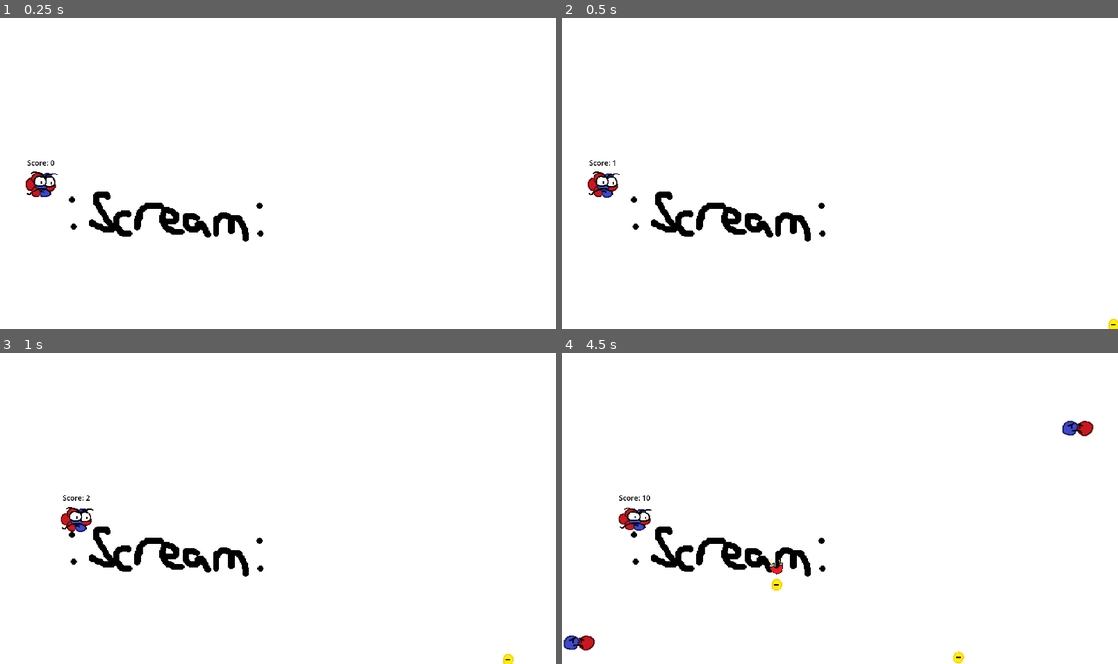
Above: before the commit, frames 1-4 (two rows, left to right).
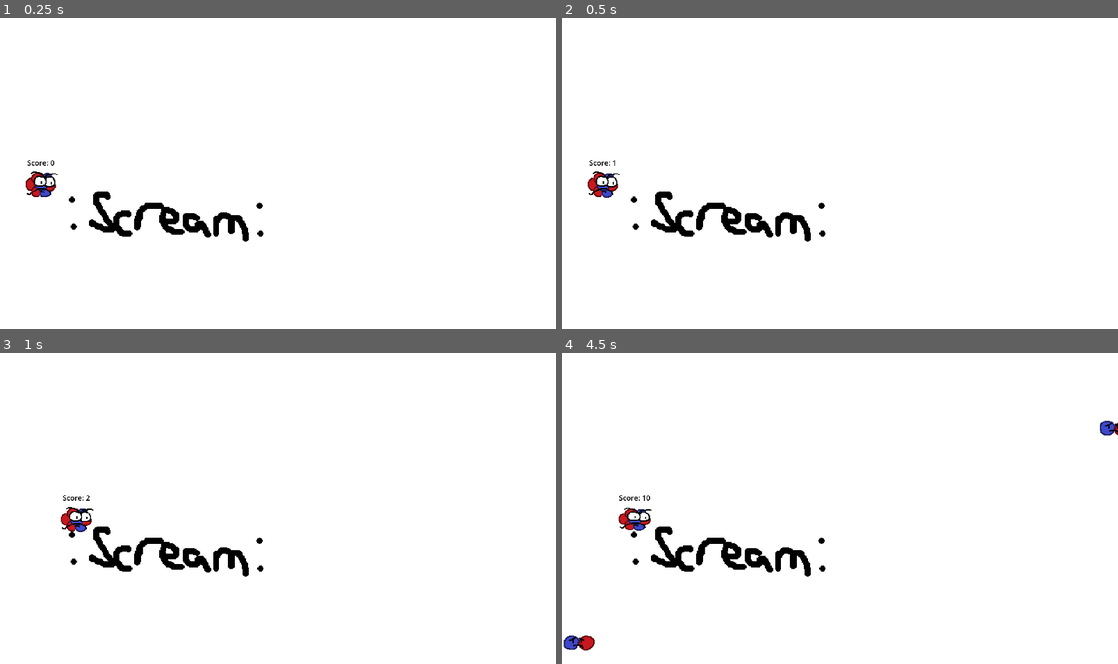
Above: after the commit, the same moments.

Repository: Quill-x/Atom
Game: Godot game, scene res://scenes/Level.tscn
The game is run twice, just before and just after one commit, with the same random seed, the same clock (stepped at 60 frames per second) and the same inputs.
Inputs:
- Up to frame 1 (0.25 s): no input
- Up to frame 2 (0.5 s): no input
- Up to frame 3 (1 s): hold D (Right) from 0.53 s (still down); hold Shift (Slow) from 0.53 s (still down)
- Up to frame 4 (4.5 s): release D (Right) at 1.28 s; release Shift (Slow) at 1.28 s; hold S (Down) 1.28-2.03 s; tap Shift (Slow) at 1.35, 2.85, 4.35 s; hold D (Right) 2.03-2.78 s; hold Shift (Slow) 2.03-2.78 s; hold Up (Up) 2.78-3.53 s; hold Shift (Slow) 3.53-4.28 s; hold A (Left) from 3.53 s (still down)

Frame 1 is identical in both runs. In frame 2, less than 0.1% of the frame differs, in the area x 98-100%, y 96-100%; in frame 3, less than 0.1%; in frame 4, 0.6%, in the area x 37-100%, y 21-100%.

Commit message:
Added Beta Minus Enemy

Diff:
--- a/scenes/Level.tscn
+++ b/scenes/Level.tscn
@@ -1,11 +1,10 @@
-[gd_scene load_steps=9 format=3 uid="uid://cv2pjpyhbrn0a"]
+[gd_scene load_steps=8 format=3 uid="uid://cv2pjpyhbrn0a"]
 
 [ext_resource type="Texture2D" uid="uid://bob4jmvuiqg4y" path="res://images/epicPlaceholderBackground.png" id="1_1mcdm"]
 [ext_resource type="Script" path="res://scenes/level.gd" id="1_ue7x2"]
 [ext_resource type="PackedScene" uid="uid://df3y3vmxrwya6" path="res://scenes/player.tscn" id="1_yqdih"]
 [ext_resource type="Texture2D" uid="uid://bq1an6pgy4v6i" path="res://images/blackBarsForFullScreen.png" id="2_agv44"]
 [ext_resource type="AudioStream" uid="uid://c75ahyx5egw0p" path="res://audio/funky_battle.ogg" id="5_h1f6n"]
-[ext_resource type="PackedScene" uid="uid://dj2xu48ecl6n1" path="res://scenes/electron.tscn" id="6_2obxj"]
 
 [sub_resource type="RectangleShape2D" id="RectangleShape2D_eqigd"]
 size = Vector2(103, 1320)
@@ -73,6 +72,3 @@
 stream = ExtResource("5_h1f6n")
 volume_db = -8.0
 autoplay = true
-
-[node name="Electron" parent="." instance=ExtResource("6_2obxj")]
-position = Vector2(199, 37)
--- /dev/null
+++ b/scenes/beta_minus.gd
@@ -0,0 +1,24 @@
+extends CharacterBody2D
+
+var electronScene = preload("res://scenes/electron.tscn")
+var electronInstance = null
+var nucleusScene = preload("res://scenes/sine_nucleus.tscn")
+var nucleusInstance = null
+
+func _ready():
+	position.y = RandomNumberGenerator.new().randf_range(-550, 500)
+	position.x = RandomNumberGenerator.new().randf_range(-300, 300)
+
+func _physics_process(delta):
+	if !$AnimationPlayer.is_playing():
+		if electronInstance == null:
+			electronInstance = electronScene.instantiate()
+			electronInstance.position = position
+			get_tree().root.add_child(electronInstance)
+			electronInstance = null
+		if nucleusInstance == null:
+			nucleusInstance = nucleusScene.instantiate()
+			nucleusInstance.position = position
+			get_tree().root.add_child(nucleusInstance)
+			nucleusInstance = null
+			queue_free()
--- /dev/null
+++ b/scenes/beta_minus.tscn
@@ -0,0 +1,274 @@
+[gd_scene load_steps=19 format=3 uid="uid://c4dxg0sktk4j7"]
+
+[ext_resource type="Script" path="res://scenes/beta_minus.gd" id="1_nhkdp"]
+[ext_resource type="Script" path="res://scenes/neutron.gd" id="1_u6htj"]
+[ext_resource type="Texture2D" uid="uid://b34p20n104lqh" path="res://images/neutron.png" id="2_6ybuh"]
+[ext_resource type="Texture2D" uid="uid://bljckemtyyrn0" path="res://images/betaminus.png" id="3_j4rll"]
+[ext_resource type="Texture2D" uid="uid://cr78g2bbgprv" path="res://images/betaminusSymbol.png" id="5_d7ogd"]
+
+[sub_resource type="Animation" id="Animation_riekb"]
+tracks/0/type = "value"
+tracks/0/imported = false
+tracks/0/enabled = true
+tracks/0/path = NodePath("Symbol:visible")
+tracks/0/interp = 1
+tracks/0/loop_wrap = true
+tracks/0/keys = {
+"times": PackedFloat32Array(0),
+"transitions": PackedFloat32Array(1),
+"update": 1,
+"values": [true]
+}
+tracks/1/type = "value"
+tracks/1/imported = false
+tracks/1/enabled = true
+tracks/1/path = NodePath("Symbol:self_modulate")
+tracks/1/interp = 1
+tracks/1/loop_wrap = true
+tracks/1/keys = {
+"times": PackedFloat32Array(0),
+"transitions": PackedFloat32Array(1),
+"update": 0,
+"values": [Color(1, 1, 1, 1)]
+}
+tracks/2/type = "value"
+tracks/2/imported = false
+tracks/2/enabled = true
+tracks/2/path = NodePath("Symbol:scale")
+tracks/2/interp = 1
+tracks/2/loop_wrap = true
+tracks/2/keys = {
+"times": PackedFloat32Array(0),
+"transitions": PackedFloat32Array(1),
+"update": 0,
+"values": [Vector2(2, 2)]
+}
+
+[sub_resource type="Animation" id="Animation_h6lb4"]
+resource_name = "merge"
+length = 3.8
+tracks/0/type = "value"
+tracks/0/imported = false
+tracks/0/enabled = true
+tracks/0/path = NodePath("Neutron:position")
+tracks/0/interp = 1
+tracks/0/loop_wrap = true
+tracks/0/keys = {
+"times": PackedFloat32Array(0, 2.5),
+"transitions": PackedFloat32Array(4.14106, 1),
+"update": 0,
+"values": [Vector2(-1500, 0), Vector2(0, 0)]
+}
+tracks/1/type = "value"
+tracks/1/imported = false
+tracks/1/enabled = true
+tracks/1/path = NodePath("Nucleus:position")
+tracks/1/interp = 1
+tracks/1/loop_wrap = true
+tracks/1/keys = {
+"times": PackedFloat32Array(0, 2.5),
+"transitions": PackedFloat32Array(4.14106, 1),
+"update": 0,
+"values": [Vector2(1500, 0), Vector2(0, 0)]
+}
+tracks/2/type = "value"
+tracks/2/imported = false
+tracks/2/enabled = true
+tracks/2/path = NodePath("Nucleus/AnimatedSprite2D:animation")
+tracks/2/interp = 1
+tracks/2/loop_wrap = true
+tracks/2/keys = {
+"times": PackedFloat32Array(0, 2.5),
+"transitions": PackedFloat32Array(1, 1),
+"update": 1,
+"values": [&"default", &"stay"]
+}
+tracks/3/type = "value"
+tracks/3/imported = false
+tracks/3/enabled = true
+tracks/3/path = NodePath("Neutron:visible")
+tracks/3/interp = 1
+tracks/3/loop_wrap = true
+tracks/3/keys = {
+"times": PackedFloat32Array(0, 2.5),
+"transitions": PackedFloat32Array(1, 1),
+"update": 1,
+"values": [true, false]
+}
+tracks/4/type = "value"
+tracks/4/imported = false
+tracks/4/enabled = true
+tracks/4/path = NodePath("Nucleus:scale")
+tracks/4/interp = 1
+tracks/4/loop_wrap = true
+tracks/4/keys = {
+"times": PackedFloat32Array(0, 2.5, 2.53333, 2.76667),
+"transitions": PackedFloat32Array(1, 1, 0.258816, 1),
+"update": 0,
+"values": [Vector2(2, 2), Vector2(2, 2), Vector2(4, 4), Vector2(2, 2)]
+}
+tracks/5/type = "value"
+tracks/5/imported = false
+tracks/5/enabled = true
+tracks/5/path = NodePath("Symbol:visible")
+tracks/5/interp = 1
+tracks/5/loop_wrap = true
+tracks/5/keys = {
+"times": PackedFloat32Array(0, 3.03333),
+"transitions": PackedFloat32Array(1, 1),
+"update": 1,
+"values": [false, true]
+}
+tracks/6/type = "value"
+tracks/6/imported = false
+tracks/6/enabled = true
+tracks/6/path = NodePath("Symbol:self_modulate")
+tracks/6/interp = 1
+tracks/6/loop_wrap = true
+tracks/6/keys = {
+"times": PackedFloat32Array(3.03333, 3.23333, 3.53333, 3.73333),
+"transitions": PackedFloat32Array(1, 1, 1, 4.59479),
+"update": 0,
+"values": [Color(1, 1, 1, 0), Color(1, 1, 1, 1), Color(1, 1, 1, 1), Color(1, 1, 1, 0)]
+}
+tracks/7/type = "value"
+tracks/7/imported = false
+tracks/7/enabled = true
+tracks/7/path = NodePath("Symbol:scale")
+tracks/7/interp = 1
+tracks/7/loop_wrap = true
+tracks/7/keys = {
+"times": PackedFloat32Array(3.03333, 3.23333),
+"transitions": PackedFloat32Array(0.34151, 1),
+"update": 0,
+"values": [Vector2(4, 4), Vector2(2, 2)]
+}
+
+[sub_resource type="AnimationLibrary" id="AnimationLibrary_b67db"]
+_data = {
+"RESET": SubResource("Animation_riekb"),
+"merge": SubResource("Animation_h6lb4")
+}
+
+[sub_resource type="AtlasTexture" id="AtlasTexture_qlry2"]
+atlas = ExtResource("2_6ybuh")
+region = Rect2(0, 0, 43, 25)
+
+[sub_resource type="AtlasTexture" id="AtlasTexture_58iu0"]
+atlas = ExtResource("2_6ybuh")
+region = Rect2(43, 0, 43, 25)
+
+[sub_resource type="SpriteFrames" id="SpriteFrames_cq7ua"]
+animations = [{
+"frames": [{
+"duration": 1.0,
+"texture": SubResource("AtlasTexture_qlry2")
+}, {
+"duration": 1.0,
+"texture": SubResource("AtlasTexture_58iu0")
+}],
+"loop": true,
+"name": &"default",
+"speed": 20.0
+}]
+
+[sub_resource type="CircleShape2D" id="CircleShape2D_1dyl2"]
+radius = 21.2132
+
+[sub_resource type="CircleShape2D" id="CircleShape2D_7pkcv"]
+radius = 25.4951
+
+[sub_resource type="AtlasTexture" id="AtlasTexture_g1m3d"]
+atlas = ExtResource("3_j4rll")
+region = Rect2(0, 0, 96, 82)
+
+[sub_resource type="AtlasTexture" id="AtlasTexture_kdy4n"]
+atlas = ExtResource("3_j4rll")
+region = Rect2(96, 0, 96, 82)
+
+[sub_resource type="SpriteFrames" id="SpriteFrames_lghvv"]
+animations = [{
+"frames": [{
+"duration": 1.0,
+"texture": SubResource("AtlasTexture_g1m3d")
+}],
+"loop": true,
+"name": &"default",
+"speed": 5.0
+}, {
+"frames": [{
+"duration": 1.0,
+"texture": SubResource("AtlasTexture_kdy4n")
+}],
+"loop": true,
+"name": &"stay",
+"speed": 5.0
+}]
+
+[sub_resource type="CircleShape2D" id="CircleShape2D_g58qg"]
+radius = 23.5
+
+[sub_resource type="CircleShape2D" id="CircleShape2D_6tdh8"]
+radius = 28.5175
+
+[node name="BetaMinus" type="CharacterBody2D"]
+script = ExtResource("1_nhkdp")
+
+[node name="AnimationPlayer" type="AnimationPlayer" parent="."]
+libraries = {
+"": SubResource("AnimationLibrary_b67db")
+}
+autoplay = "merge"
+speed_scale = 0.6
+
+[node name="Neutron" type="CharacterBody2D" parent="."]
+position = Vector2(-1300, 0)
+collision_layer = 0
+collision_mask = 0
+script = ExtResource("1_u6htj")
+
+[node name="Sprite2D" type="AnimatedSprite2D" parent="Neutron"]
+scale = Vector2(2, 2)
+sprite_frames = SubResource("SpriteFrames_cq7ua")
+autoplay = "default"
+frame_progress = 0.415178
+
+[node name="Area2D" type="Area2D" parent="Neutron"]
+
+[node name="CollisionShape2D" type="CollisionShape2D" parent="Neutron/Area2D"]
+position = Vector2(14, 0)
+shape = SubResource("CircleShape2D_1dyl2")
+
+[node name="CollisionShape2D" type="CollisionShape2D" parent="Neutron"]
+position = Vector2(14, 1)
+shape = SubResource("CircleShape2D_7pkcv")
+
+[node name="Nucleus" type="CharacterBody2D" parent="."]
+position = Vector2(1300, 0)
+scale = Vector2(2, 2)
+collision_layer = 0
+collision_mask = 0
+script = ExtResource("1_u6htj")
+
+[node name="AnimatedSprite2D" type="AnimatedSprite2D" parent="Nucleus"]
+sprite_frames = SubResource("SpriteFrames_lghvv")
+autoplay = "default"
+offset = Vector2(5.925, -1.515)
+
+[node name="Area2D" type="Area2D" parent="Nucleus"]
+
+[node name="CollisionShape2D" type="CollisionShape2D" parent="Nucleus/Area2D"]
+position = Vector2(14.5, -2)
+shape = SubResource("CircleShape2D_g58qg")
+
+[node name="CollisionShape2D" type="CollisionShape2D" parent="Nucleus"]
+position = Vector2(14, -2)
+shape = SubResource("CircleShape2D_6tdh8")
+
+[node name="Symbol" type="Sprite2D" parent="."]
+position = Vector2(30, 0)
+scale = Vector2(2, 2)
+texture = ExtResource("5_d7ogd")
+
+[connection signal="area_entered" from="Neutron/Area2D" to="Neutron" method="_on_area_2d_area_entered"]
+[connection signal="area_entered" from="Nucleus/Area2D" to="Nucleus" method="_on_area_2d_area_entered"]
--- a/scenes/electron.gd
+++ b/scenes/electron.gd
@@ -14,8 +14,9 @@
 var current_rotation = 0
 
 func _ready():
-	position.x = 1012
-	position.y = RandomNumberGenerator.new().randf_range(-550, 500)
+	print(position)
+	#position.x = 1012
+	#position.y = RandomNumberGenerator.new().randf_range(-550, 500)
 	velocity.x = -SPEED
 	$Magnet.scale.x = 0
 
@@ -34,7 +35,7 @@
 func _on_chase_area_exited(area):
 	if area.get_parent() is Player:
 		State = "Normal"
-		timer = 0
+		#timer = 0
 
 
 func _physics_process(delta):
--- a/scenes/electron.tscn
+++ b/scenes/electron.tscn
@@ -57,6 +57,21 @@
 "speed": 10.0
 }]
 
+[sub_resource type="Animation" id="Animation_hs8r4"]
+length = 0.001
+tracks/0/type = "value"
+tracks/0/imported = false
+tracks/0/enabled = true
+tracks/0/path = NodePath(".:scale")
+tracks/0/interp = 1
+tracks/0/loop_wrap = true
+tracks/0/keys = {
+"times": PackedFloat32Array(0),
+"transitions": PackedFloat32Array(1),
+"update": 0,
+"values": [Vector2(2, 2)]
+}
+
 [sub_resource type="Animation" id="Animation_yuuyt"]
 resource_name = "appear"
 length = 3.0
@@ -71,21 +86,6 @@
 "transitions": PackedFloat32Array(-3.605, 2, -3.73213, -3.605),
 "update": 0,
 "values": [Vector2(0, 0), Vector2(2, 2), Vector2(1.5, 1.5), Vector2(0, 0)]
-}
-
-[sub_resource type="Animation" id="Animation_hs8r4"]
-length = 0.001
-tracks/0/type = "value"
-tracks/0/imported = false
-tracks/0/enabled = true
-tracks/0/path = NodePath(".:scale")
-tracks/0/interp = 1
-tracks/0/loop_wrap = true
-tracks/0/keys = {
-"times": PackedFloat32Array(0),
-"transitions": PackedFloat32Array(1),
-"update": 0,
-"values": [Vector2(2, 2)]
 }
 
 [sub_resource type="AnimationLibrary" id="AnimationLibrary_8v6ip"]
@@ -124,7 +124,7 @@
 scale = Vector2(2, 2)
 sprite_frames = SubResource("SpriteFrames_8yenv")
 autoplay = "default"
-frame_progress = 0.0576962
+frame_progress = 0.605725
 
 [node name="AnimationPlayer" type="AnimationPlayer" parent="Magnet"]
 libraries = {
--- a/scenes/level.gd
+++ b/scenes/level.gd
@@ -2,13 +2,12 @@
 
 var deuteronScene = preload("res://scenes/deuteron.tscn")
 var deuteronInstance = deuteronScene.instantiate()
-var electronScene = preload("res://scenes/electron.tscn")
+var electronScene = preload("res://scenes/beta_minus.tscn")
 var electronInstance = electronScene.instantiate()
 var spawn_timer = 1
 
 func _process(delta):
 	var enemy = randi_range(0,2)
-	print(enemy)
 	spawn_timer -= delta
 	if spawn_timer <= 0:
 		if enemy == 0 or enemy == 1:
@@ -18,4 +17,4 @@
 		if enemy == 2:
 			add_child(electronInstance)
 			electronInstance = electronScene.instantiate()
-			spawn_timer = RandomNumberGenerator.new().randf_range(0.01, 1.5)
+			spawn_timer = RandomNumberGenerator.new().randf_range(0.01, 2)
--- /dev/null
+++ b/scenes/neutron.gd
@@ -0,0 +1,7 @@
+extends CharacterBody2D
+class_name Beta_Minus
+
+func _on_area_2d_area_entered(area):
+	if area.get_parent() is Player:
+		print("test")
+		area.get_parent().get_hit(position)
--- a/scenes/player.gd
+++ b/scenes/player.gd
@@ -4,8 +4,8 @@
 const MAXSPEED = 700
 const ACCELERATION = 500
 const FRICTION = 150
-const HIT_VELOCITY = 6000
-const HIT_SLOWDOWN_RATE = 0.8
+const HIT_VELOCITY = 3000
+const HIT_SLOWDOWN_RATE = 0.9
 
 var score = 0
 var rotational_velocity = 0
--- /dev/null
+++ b/scenes/sine_nucleus.gd
@@ -0,0 +1,22 @@
+extends CharacterBody2D
+class_name Sine_Nucleus
+
+const MAX_SPEED = 400.0
+const ACCELERATION = 2
+
+var sineTime = 0
+
+func _physics_process(delta):
+	if position.x <= -1200:
+		queue_free()
+	velocity.y = -sin(sineTime)*400
+	sineTime += .05
+	print(velocity.y)
+	velocity.x -= ACCELERATION
+	velocity.x = clamp(velocity.x,-MAX_SPEED,INF)
+	move_and_slide()
+
+
+func _on_area_2d_area_entered(area):
+	if area.get_parent() is Player:
+		area.get_parent().get_hit(position)
--- /dev/null
+++ b/scenes/sine_nucleus.tscn
@@ -0,0 +1,48 @@
+[gd_scene load_steps=7 format=3 uid="uid://cnj1n34r8sli7"]
+
+[ext_resource type="Script" path="res://scenes/sine_nucleus.gd" id="1_6xgmh"]
+[ext_resource type="Texture2D" uid="uid://bljckemtyyrn0" path="res://images/betaminus.png" id="2_f3o12"]
+
+[sub_resource type="AtlasTexture" id="AtlasTexture_rugb0"]
+atlas = ExtResource("2_f3o12")
+region = Rect2(96, 0, 96, 82)
+
+[sub_resource type="SpriteFrames" id="SpriteFrames_mmo5y"]
+animations = [{
+"frames": [{
+"duration": 1.0,
+"texture": SubResource("AtlasTexture_rugb0")
+}],
+"loop": true,
+"name": &"default",
+"speed": 5.0
+}]
+
+[sub_resource type="CircleShape2D" id="CircleShape2D_7uh8v"]
+radius = 63.0714
+
+[sub_resource type="CircleShape2D" id="CircleShape2D_4i70o"]
+radius = 58.3095
+
+[node name="SineNucleus" type="CharacterBody2D"]
+collision_layer = 0
+collision_mask = 0
+script = ExtResource("1_6xgmh")
+
+[node name="AnimatedSprite2D" type="AnimatedSprite2D" parent="."]
+position = Vector2(15, -1)
+scale = Vector2(2, 2)
+sprite_frames = SubResource("SpriteFrames_mmo5y")
+
+[node name="CollisionShape2D" type="CollisionShape2D" parent="."]
+position = Vector2(30, -2)
+shape = SubResource("CircleShape2D_7uh8v")
+
+[node name="Area2D" type="Area2D" parent="."]
+position = Vector2(31, -1)
+
+[node name="CollisionShape2D" type="CollisionShape2D" parent="Area2D"]
+position = Vector2(-1, 0)
+shape = SubResource("CircleShape2D_4i70o")
+
+[connection signal="area_entered" from="Area2D" to="." method="_on_area_2d_area_entered"]
Binary file added: images/betaminus.png
Not shown, added: images/betaminus.png.import
Binary file added: images/betaminusSymbol.png
Not shown, added: images/betaminusSymbol.png.import
Binary file added: images/neutron.png
Not shown, added: images/neutron.png.import
